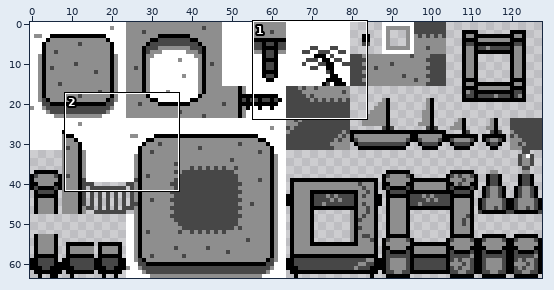
Pixel-art file, stored at Assets/island-tiles.ase. The first picture is a wide view before the edit; the outline marks the close-up.
Close-up. Earlier state:
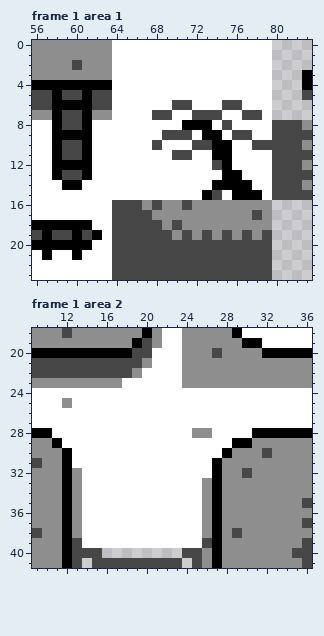
128x64 pixels, 2 frames. Colours within 5 levels of each other are drawn and written as one. Shown: frame 1 area 1: x 56..83, y 0..23; frame 1 area 2: x 9..36, y 18..41.
New version:
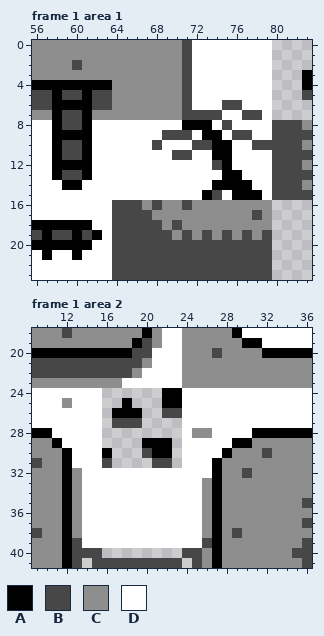
Palette (. is transparent): A #000000  B #474747  C #8e8e8e  D #ffffff
Diff:
Frame 1 area 1, layer "Layer 1":
y 0..5: x 64..71 DDDDDDDD -> CCCCCCCB
y 6: x 64..70 DDDDDDB -> CCCCCCC
y 7: x 64..71 DDDDBBDD -> CCCCCCCB
Frame 1 area 2, layer "Layer 1":
y 24: x 16..23 DDDDDDDD -> ......AA
y 25: x 16..23 DDDDDDDD -> ..A...AA
y 26: x 16..23 DDDDDDDD -> .AAA..BB
y 27: x 16..23 DDDDDDDD -> .BBB....
y 28: x 16..23 DDDDDDDD -> ........
y 29: x 16..23 DDDDDDDD -> ....AAA.
y 30: x 16..23 DDDDDDDD -> A...BAA.
y 31: x 16..23 DDDDDDDD -> B....BB.
Boxes around the changes in both close-ups, in picture pixels (x1, y1, x2, y2):
changed: (112, 40, 192, 120)
changed: (102, 388, 182, 468)
